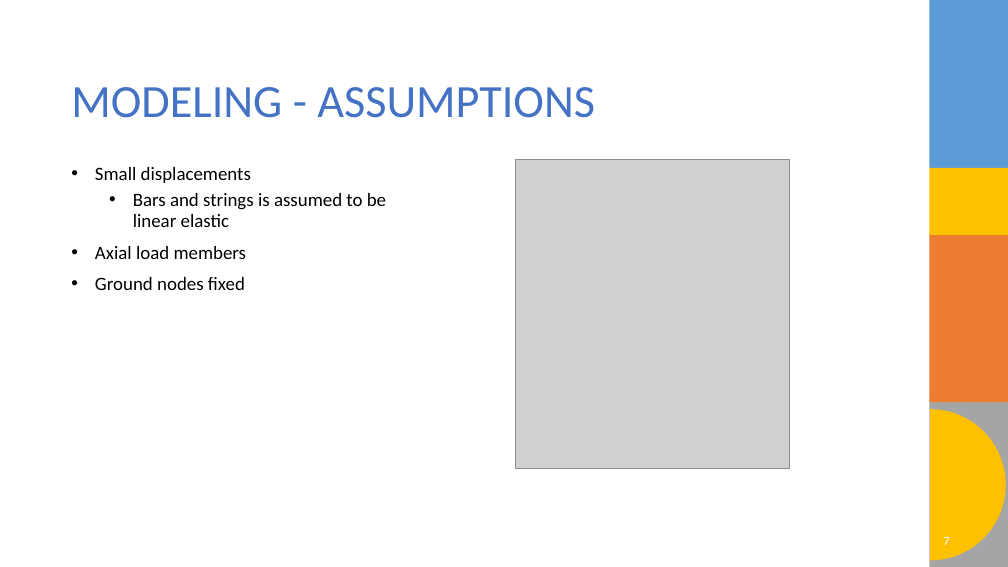
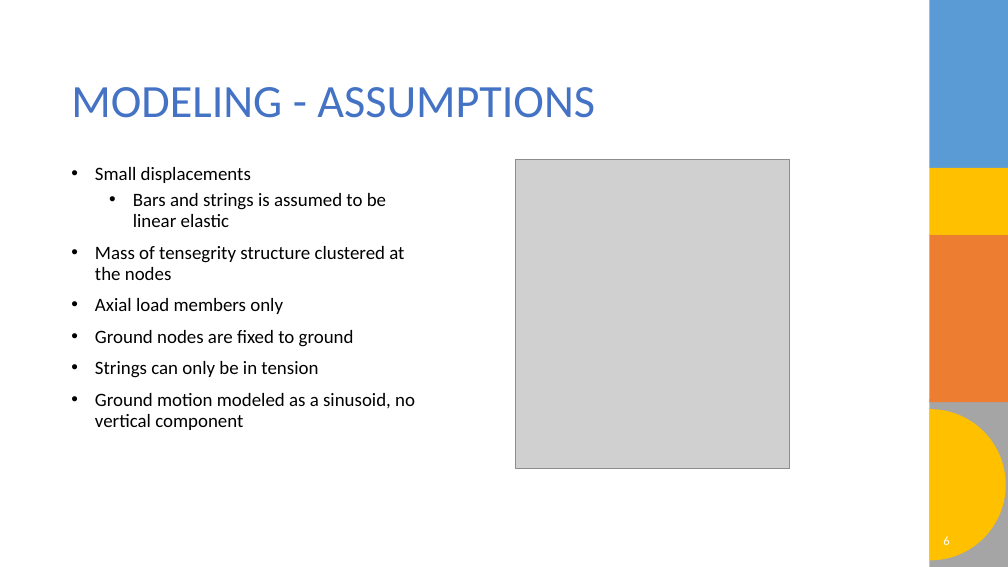
Before and after one commit to o-blip/school-2025-fall, a slide deck: slide 6 of Optimal_Controls/Project/Project Slides.pptx (slide 7 before the commit). Drawn at 1008x567 pixels with LibreOffice and Linux fonts; fonts in the diff are those of the drawing; grey boxes stand for pictures; background and template pictures are left out. Boxes give left, top, right and bottom in pixels: in the first picture for what was removed or moved away, otherwise in the second. Text is boxed around its words. In the diff, an @@ line names an element or a change of style, - is before the commit and + after.

```diff
--- a/Optimal_Controls/Project/Project Slides.pptx
+++ b/Optimal_Controls/Project/Project Slides.pptx
@@ text at [95, 246, 415, 430]: text changed @@
-• Axial load members
-• Ground nodes fixed
+• Mass of tensegrity structure clustered at the nodes
+• Axial load members only
+• Ground nodes are fixed to ground
+• Strings can only be in tension
+• Ground motion modeled as a sinusoid, no vertical component
@@ page number at [943, 536, 949, 545]: text changed @@
-7
+6
```
Also in this commit, not shown: 7 other slides changed, 2 slides added, 1 slide removed, 5 other files.
